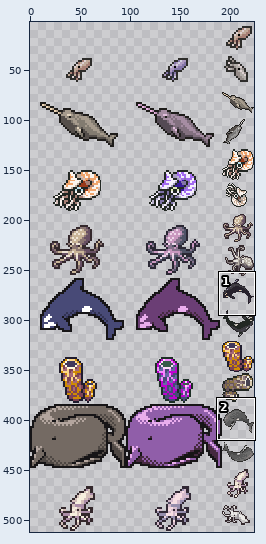
Sprite sheet: graphics/images/creatures_aquatic_giant.png. The first picture is a wide view before the edit; the outline marks the close-up.
Close-up. Before the commit:
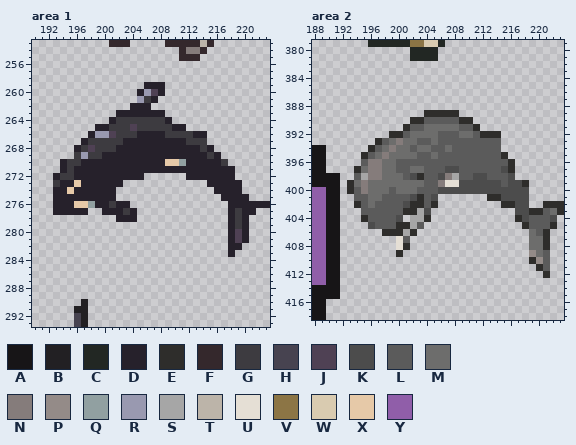
The file is 224x512 pixels. Colours within 5 levels of each other are drawn and written as one. Shown: area 1: x 190..223, y 253..293; area 2: x 188..223, y 379..418. The wide view leaves out empty margins.
Palette (. is transparent): A #171517  B #222023  C #222723  D #26212b  E #2e2d2b  F #34282c  G #3d3b40  H #474350  J #4f4154  K #4c4c4c  L #5b5b5b  M #6d6d6c  N #857c7b  P #948b88  Q #91a0a1  R #9999b0  S #a6a6a6  T #bcb4a9  U #e5dfd5  V #8c7545  W #d9cbb0  X #e6c9a8  Y #905ea9
Pixels before, area 1, first column x 193:
253 ........FFF.....FFFFFTF........
254 ..................FNNF.........
255 ..................FFF..........
256 ...............................
257 ...............................
258 ...............................
259 .............DDD...............
260 ............DRJD...............
261 ............RGD................
262 ...........DDD.................
263 .........DDDDDDD...............
264 ........DGGGGGGGD..............
265 ......DDGGGJGGGGGDD............
266 .....DRRJGGGDDDDGGGGDD.........
267 ....DGGGGGDDDDDDDDDGGG.........
268 ...DGJGGGDDDDDDDDDDDDGD........
269 ...GRGGDDDDDDDDDDDDDDDGD.......
270 .DGGDDDDDDDDDDDDXXQDDDDDG......
271 .DGDDDDDDDDDDDDDDDDDDDDDDD.....
272 DGGDDDDDDDDDD......DDDDDDD.....
273 GDDXDDDDDD............DDDDD....
274 DDXDDDDDD..............DDDD....
275 DDDDDDDDD...............DDDD...
276 DDDXXQDDGDD..............DDDDDD
277 DDDDD..DDDGD.............DGDD..
278 .........DDD.............DGD...
279 .........................DGD...
280 .........................DJD...
281 .........................DJD...
282 .........................DD....
283 .........................D.....
284 ...............................
285 ...............................
286 ...............................
287 ...............................
288 ...............................
289 ...............................
290 ....B..........................
291 ...BB..........................
292 ...HB..........................
293 ...HB..........................
Pixels before, area 2, first column x 188:
379 ........CCCCCCVVWWC.................
380 ..............CCCC..................
381 ..............CCCC..................
382 ....................................
383 ....................................
384 ....................................
385 ....................................
386 ....................................
387 ....................................
388 ....................................
389 ................EEEEE...............
390 ..............EELLLLLEE.............
391 .............ELLMMMMMLLE............
392 ...........EELMMMMLLLMMLEEE.........
393 .........ELMNMMLLMLLLLLLLLL.........
394 AA......ELMNMMLMMLLMLLLLLLL.........
395 AA.....ELMNMMMMLLMLLLLLLLLLE........
396 AA.....LNNMMLLLLLLLLLLLLLLLLE.......
397 AA....EMNNMMLLMMLLLKKLLLLLLKE.......
398 AAAA..LSNNMMMLKELLKNSLLKKLLLK.......
399 AAAA.EMNMMMMMMMMLLNUUKKKKKKLKKE.....
400 YYAA.ELNMMMLMMMLLLKKKKKKKKKKKKK.....
401 YYAA..LLMMLLLLKELK.......EEKKKK.....
402 YYAA..ELMLLLLKEELE.........EEKK..EEE
403 YYAA...LLLLLLEESK............KKEELME
404 YYAA...ELLLLK.SSE............EKLLLK.
405 YYAA....KLLLEESL..............ELLLE.
406 YYAA......EEESE................MLE..
407 YYAA........UL.................MME..
408 YYAA........UE.................MME..
409 YYAA........E..................PML..
410 YYAA...........................EPL..
411 YYAA............................EL..
412 YYAA.............................E..
413 YYAA................................
414 AAAA................................
415 AAAA................................
416 AA..................................
417 AA..................................
418 AA..................................
The result:
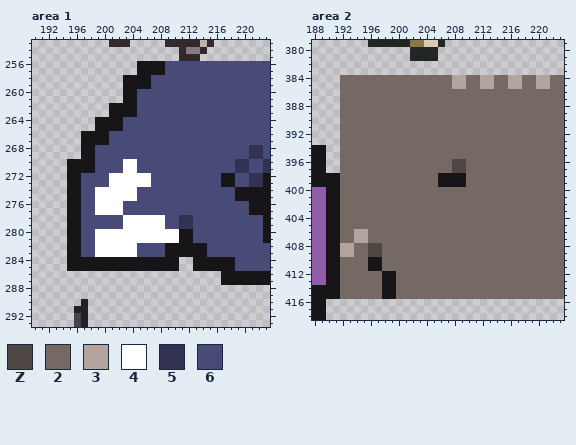
Colours new in this view: Z #4e4743  2 #746a63  3 #b3a59e  4 #ffffff  5 #323353  6 #484a77
Diff:
Changed rows in their new state; - is an unchanged pixel.
Area 1:
first column x 193:
256 ------------AAAA666666666666666
257 ------------AAAA666666666666666
258 ----------AAAA66666666666666666
259 ----------AAAA66666666666666666
260 ----------AA6666666666666666666
261 ----------AA6666666666666666666
262 --------AAAA6666666666666666666
263 --------AAAA6666666666666666666
264 ------AAAA666666666666666666666
265 ------AAAA666666666666666666666
266 ----AAAA66666666666666666666666
267 ----AAAA66666666666666666666666
268 ---.AA6666666666666666666666556
269 ---.AA6666666666666666666666556
270 -.AAAA6666446666666666666655665
271 -.AAAA6666446666666666666655665
272 ..AA66664444446666666666AA6655A
273 ..AA66664444446666666666AA6655A
274 ..AA6644444466666666666666AAAAA
275 ..AA6644444466666666666666AAAAA
276 ..AA664444666666666666666666AAA
277 ..AA664444666666666666666666AAA
278 --AA66666644444466556666666666A
279 --AA66666644444466556666666666A
280 --AA66444444444444AA6666666666A
281 --AA66444444444444AA6666666666A
282 --AA664444446666AAAAAA666666666
283 --AA664444446666AAAAAA666666666
284 --AAAAAAAAAAAAAAAA--AAAAAA66666
285 --AAAAAAAAAAAAAAAA--AAAAAA66666
286 ------------------------AAAAAAA
287 ------------------------AAAAAAA
Area 2:
first column x 192:
384 22222222222222223322332233223322
385 22222222222222223322332233223322
386 22222222222222222222222222222222
387 22222222222222222222222222222222
388 22222222222222222222222222222222
389 22222222222222222222222222222222
390 22222222222222222222222222222222
391 22222222222222222222222222222222
392 22222222222222222222222222222222
393 22222222222222222222222222222222
394 22222222222222222222222222222222
395 22222222222222222222222222222222
396 2222222222222222ZZ22222222222222
397 2222222222222222ZZ22222222222222
398 22222222222222AAAA22222222222222
399 22222222222222AAAA22222222222222
400 22222222222222222222222222222222
401 22222222222222222222222222222222
402 22222222222222222222222222222222
403 22222222222222222222222222222222
404 22222222222222222222222222222222
405 22222222222222222222222222222222
406 22332222222222222222222222222222
407 22332222222222222222222222222222
408 3322ZZ22222222222222222222222222
409 3322ZZ22222222222222222222222222
410 2222AA22222222222222222222222222
411 2222AA22222222222222222222222222
412 222222AA222222222222222222222222
413 222222AA222222222222222222222222
414 222222AA222222222222222222222222
415 222222AA222222222222222222222222
Where, in picture pixels (left, top, right, bottom), the same in both close-ups:
changed: (53, 61, 270, 285)
changed: (340, 75, 564, 299)
